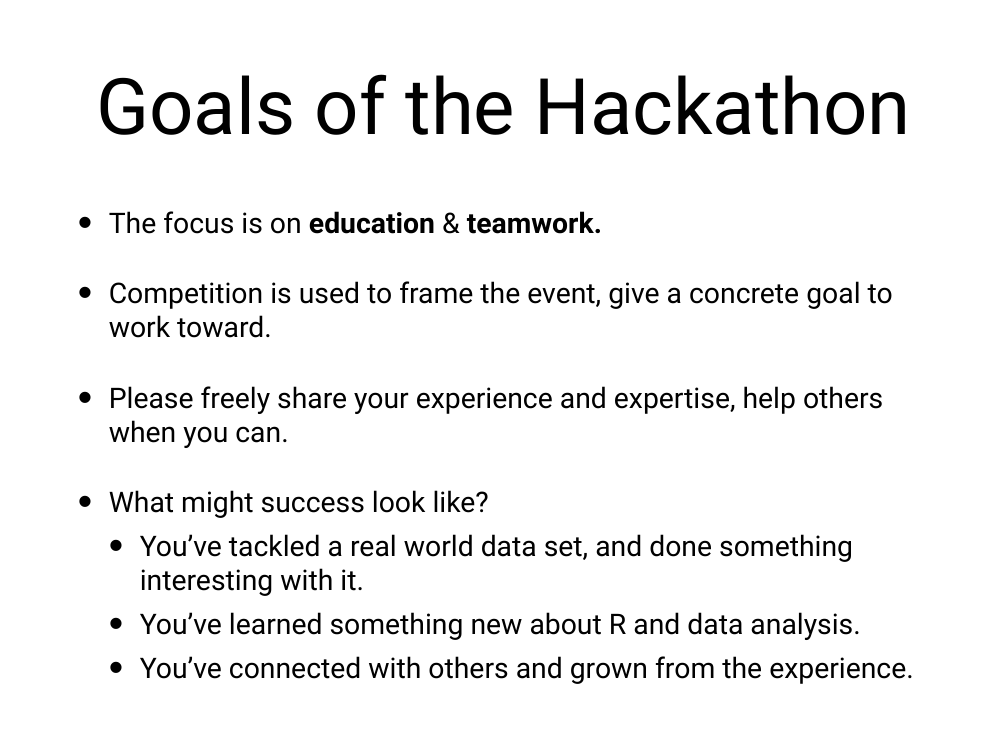
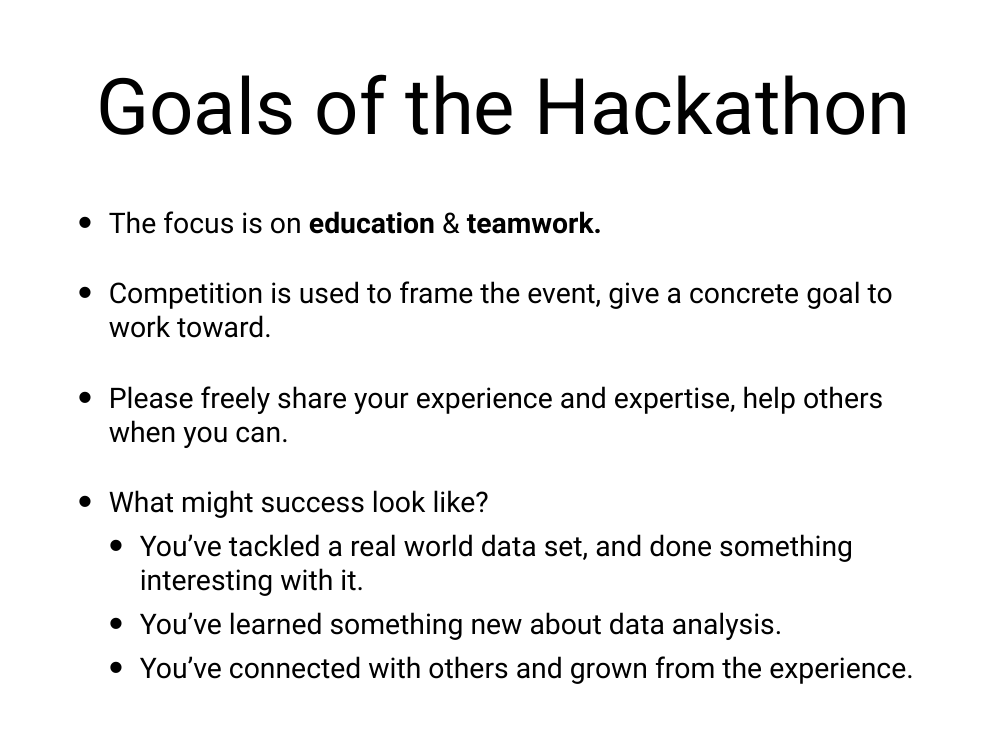
Before and after one commit to socalrug/hackathon-2024-04, a slide deck: slide 2 of admin/intro_slides/hackathon_intro_slides.pptx. Drawn at 1008x756 pixels with LibreOffice and Linux fonts; fonts in the diff are those of the drawing. Boxes give left, top, right and bottom in pixels: in the first picture for what was removed or moved away, otherwise in the second. Text is boxed around its words. In the diff, an @@ line names an element or a change of style, - is before the commit and + after.

```diff
--- a/admin/intro_slides/hackathon_intro_slides.pptx
+++ b/admin/intro_slides/hackathon_intro_slides.pptx
@@ text at (140, 612, 782, 640): text changed @@
-  • You’ve learned something new about R and data analysis.
+  • You’ve learned something new about data analysis.
```
Also in this commit, not shown: 8 other slides changed, 4 other files.
